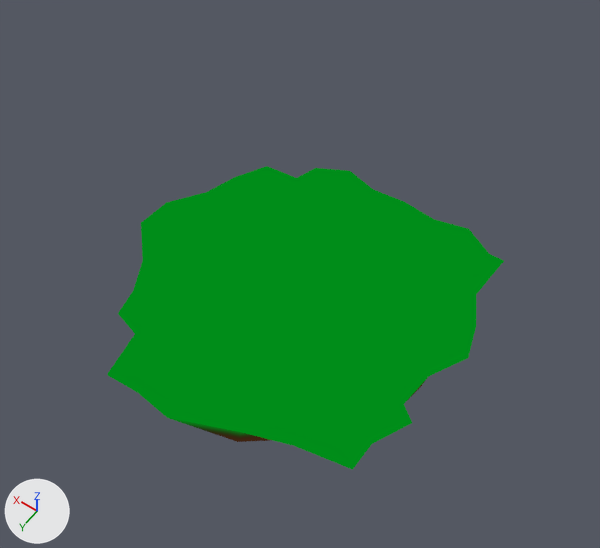
An edit to the glTF model assets/island/floating_island.gltf, drawn before and after from the same camera.
Before and after are seen from a 50 mm camera at (-71.3, 101.3, 176.6) aimed at (0.6, 0.7, 18.4). The lights are fixed; the arrows at lower left show +X, +Y and +Z. Where no turn or scale is listed for an object, it has been applied to the vertices. Vertices at the same position are counted once.
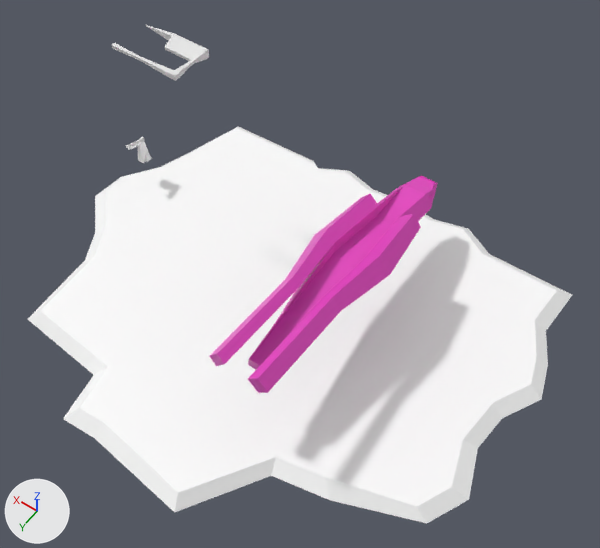
Where the change shows, as pixel boxes (x1, y1, x2, y2) in the pictures (600 x 548 px; the box of a moved part takes in the faces that stretch with it):
'Cone', surface changed, reshaped (green to white, 37% wider, 30% taller): before (107, 166, 504, 470); after (28, 127, 572, 523)
'spaceship_1', added (pink): after (210, 175, 438, 393)
'spaceship_2', added: after (112, 25, 209, 81)
'stolp_1', added: after (126, 137, 152, 163)
part 1 of me_cone, moved or reshaped: before (107, 166, 504, 470); after (28, 127, 572, 523)
part 2 of me_cone, recoloured (green to white): (318, 168, 489, 254) in both

Diff of the bpy script that builds the scene:
```diff
--- a/assets/island/floating_island.gltf.py
+++ b/assets/island/floating_island.gltf.py
@@ mat_material @@
 mat_material = bpy.data.materials.new('Material')
-# nodes: BsdfTransparent, Emission, LightPath, MixShader, OutputMaterial, TexImage
-# uses the picture img_base
+# nodes: BsdfPrincipled, OutputMaterial
+# colours: pink #e747c3
@@ mat_material_001 @@
+mat_material_001 = principled_material('Material.001')
+mat_material_001.base_color = (1.0, 1.0, 1.0)  # white #ffffff
@@ me_cone @@
 # used by ob_cone; location = (0.0, 0.0, 5.0)
-me_cone.from_pydata(...)  # 136 vertices, 268 faces; spans x -42.0..50.7, y -45.1..45.0, z -40.4..5.5
+me_cone.from_pydata(...)  # 136 vertices, 268 faces; spans x -61.1..67.7, y -45.1..60.9, z -40.4..5.5
+# me_cone part 1: 50 of 136 vertices moved; they spanned x -42.0..50.7, y -40.7..45.0, z 2.2..5.5 and now span x -61.1..67.7, y -42.5..60.9, z 2.2..5.5; mean shift (-1.4, 4.5, 0.0); largest move (-8.8, 35.0, 5.3) -> (-8.8, 57.9, 5.3)
+# me_cone part 2: 246 faces spanning x -61.1..67.7, y -45.1..60.9, z -40.4..5.5 switch from mat_material to mat_material_001 (white #ffffff)
@@ me_cube_004 @@
+me_cube_004.from_pydata(...)  # 82 vertices, 152 faces; spans x 24.73..27.87, y -1.0..4.97, z -1.0..7.29
@@ me_cube_003 @@
+me_cube_003.from_pydata(...)  # 58 vertices, 114 faces; spans x -1.0..17.6, y 0.0..10.6, z -0.9..1.1
@@ me_cube_002 @@
+me_cube_002.from_pydata(...)  # 72 vertices, 140 faces; spans x -22.9..-3.1, y -532.3..-456.1, z 25.6..41.1
+me_cube_002.materials.append(mat_material)  # pink #e747c3
@@ ob_stolp_1 @@
+ob_stolp_1 = bpy.data.objects.new('stolp_1', me_cube_004)
+ob_stolp_1.location = (31.6, -7.7, 19.2)
@@ ob_spaceship_2 @@
+ob_spaceship_2 = bpy.data.objects.new('spaceship_2', me_cube_003)
+ob_spaceship_2.location = (31.6, -7.7, 64.5)
@@ ob_spaceship_1 @@
+ob_spaceship_1 = bpy.data.objects.new('spaceship_1', me_cube_002)
+ob_spaceship_1.location = (0.0, 496.5, 0.1)
```
